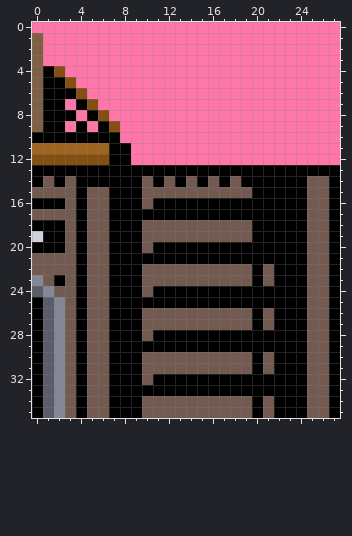
Pixel-art sprite: src/images/scenery/Outside_Exit_01.png. The first picture shows the starting point.
The file is 28x36 pixels.
Now the later version:
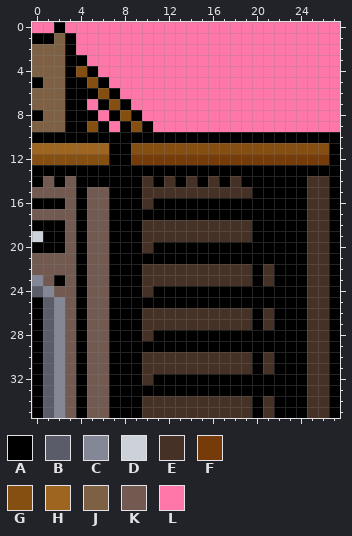
Palette (. is transparent): A #000000  B #5b5c69  C #848795  D #cdd2da  E #453125  F #753b09  G #854f12  H #9e6520  J #7e6144  K #725a51  L #ff77a8
The edit:
y 0: x 2 L -> A
y 1: x 0..3 JLLL -> AAJA
y 2: x 1..3 LLL -> JJA
y 3: x 1..4 LLLL -> JJAA
y 4: x 1..5 AGLLL -> JJAGA
y 5: x 0..6 JAAGLLL -> AJJAAGA
y 6: x 1..2 AA -> JJ; x 4..7 GLLL -> AAGA
y 7: x 1..3 AAL -> JJA; x 5..8 GLLL -> LAGA
y 8: x 0..2 JAA -> AJJ; x 4 L -> A; x 6..9 GLLL -> LAGA
y 9: x 1..3 AAL -> JJA; x 5 L -> G; x 7..10 GLLL -> LAGA
y 10: x 8..27 LLLLLLLLLLLLLLLLLLLL -> AAAAAAAAAAAAAAAAAAAA
y 11: x 9..27 LLLLLLLLLLLLLLLLLLL -> GGGGGGGGGGGGGGGGGGA
y 12: x 9..27 LLLLLLLLLLLLLLLLLLL -> FFFFFFFFFFFFFFFFFFA
y 14: x 10 K -> E; x 12 K -> E; x 14 K -> E; x 16 K -> E; x 18 K -> E; x 25..26 KK -> EE
y 15: x 10..19 KKKKKKKKKK -> EEEEEEEEEE; x 25..26 KK -> EE
y 16: x 10 K -> E; x 25..26 KK -> EE
y 17: x 25..26 KK -> EE
y 18..19: x 10..19 KKKKKKKKKK -> EEEEEEEEEE; x 25..26 KK -> EE
y 20: x 10 K -> E; x 25..26 KK -> EE
y 21: x 25..26 KK -> EE
y 22..23: x 10..19 KKKKKKKKKK -> EEEEEEEEEE; x 21 K -> E; x 25..26 KK -> EE
y 24: x 10 K -> E; x 25..26 KK -> EE
y 25: x 25..26 KK -> EE
y 26..27: x 10..19 KKKKKKKKKK -> EEEEEEEEEE; x 21 K -> E; x 25..26 KK -> EE
y 28: x 10 K -> E; x 25..26 KK -> EE
y 29: x 25..26 KK -> EE
y 30..31: x 10..19 KKKKKKKKKK -> EEEEEEEEEE; x 21 K -> E; x 25..26 KK -> EE
y 32: x 10 K -> E; x 25..26 KK -> EE
y 33: x 25..26 KK -> EE
y 34..35: x 10..19 KKKKKKKKKK -> EEEEEEEEEE; x 21 K -> E; x 25..26 KK -> EE
Changed places in both pictures, as pixel boxes (x1, y1, x2, y2):
changed: (32, 22, 340, 418)
